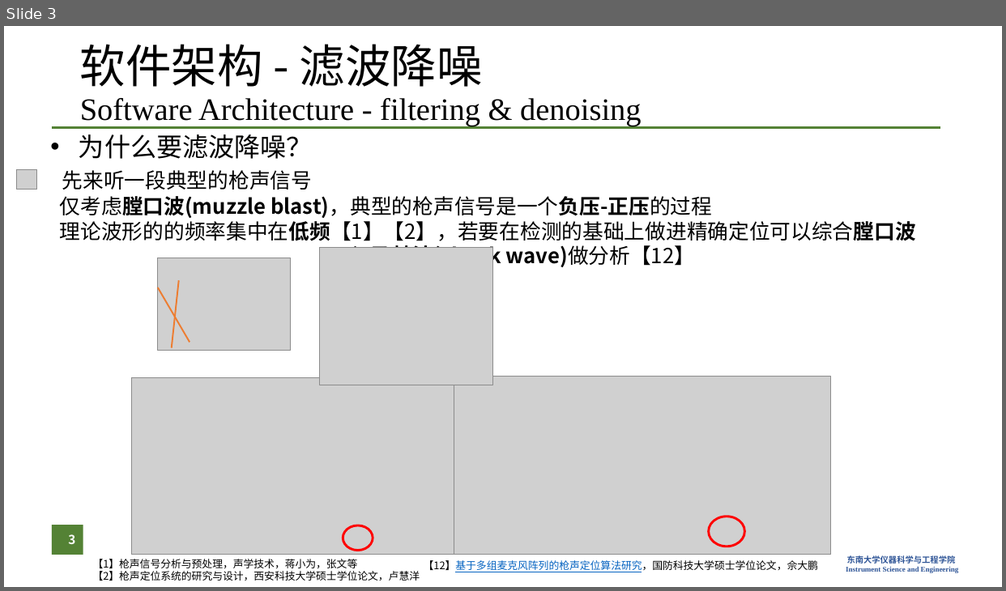
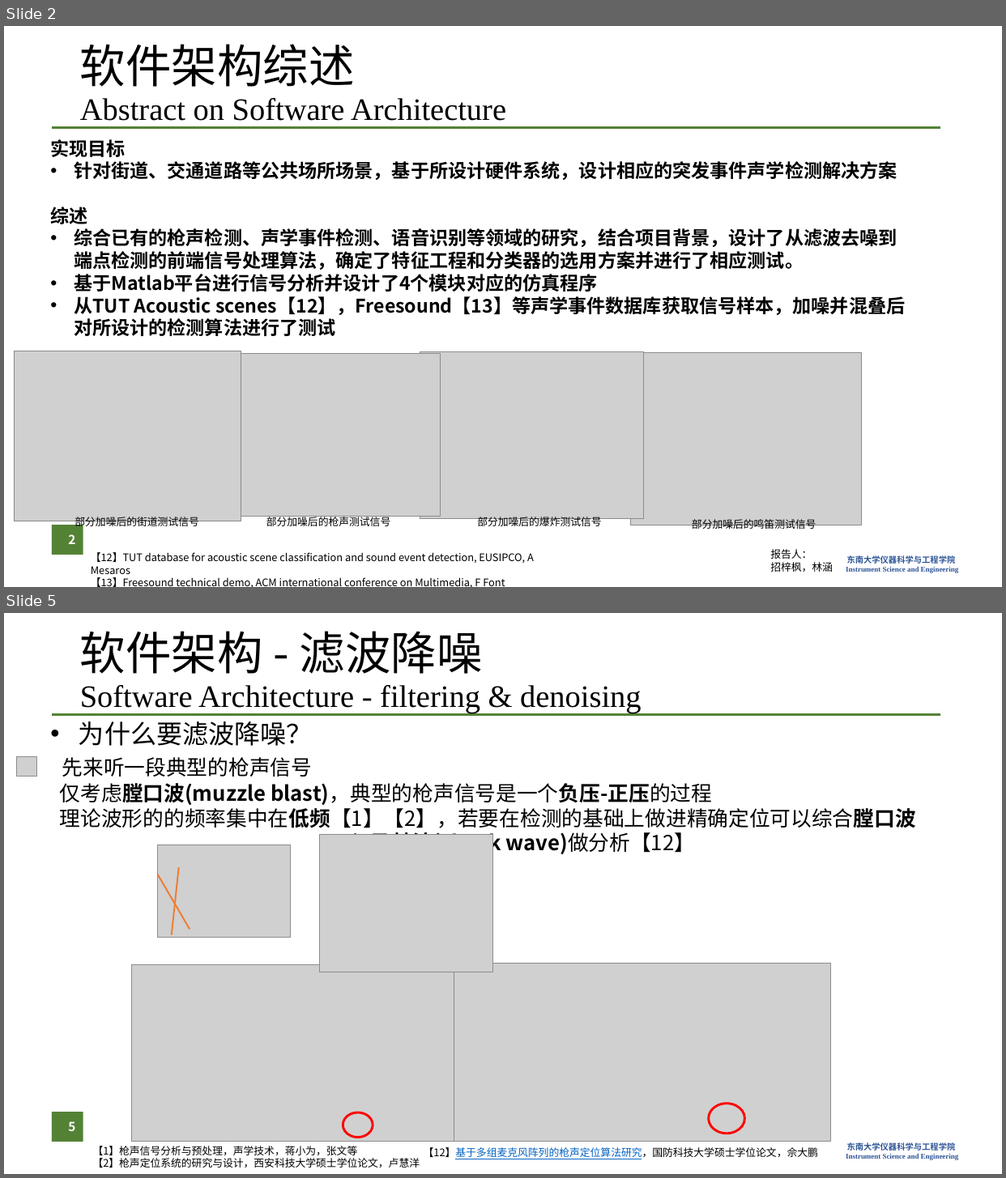
Before and after one commit to zzFon/Gun-Shot-Detection-and-Positioning_Matlab, a slide deck: Presentation.pptx. Shown one above the other, each under a label of ours: slide 3 before the commit, slides 2 and 5 after it; the slides between them are not shown. The pictures are 1006x591 and 1006x1178 pixels, drawn with LibreOffice and Linux fonts; fonts in the diff are those of the drawing; grey boxes stand for pictures; background and template pictures are left out. Boxes give left, top, right and bottom in pixels: in the first picture for what was removed or moved away, otherwise in the second. Text is boxed around its words. In the diff, an @@ line names an element or a change of style, - is before the commit and + after.

```diff
--- a/Presentation.pptx
+++ b/Presentation.pptx
@@ slide 2 added at [4,26,1002,587], background #FFFFFF; not listed: 2 template elements that a slide beside it also shows @@
@@ title added at [80,44,506,121], 30 pt, text #000000 @@
+软件架构综述
+Abstract on Software Architecture
@@ text added at [50,139,905,336], 18 pt, text #000000, bold @@
+实现目标
+• 针对街道、交通道路等公共场所场景，基于所设计硬件系统，设计相应的突发事件声学检测解决方案
+综述
+• 综合已有的枪声检测、声学事件检测、语音识别等领域的研究，结合项目背景，设计了从滤波去噪到端点检测的前端信号处理算法，确定了特征工程和分类器的选用方案并进行了相应测试。
+• 基于Matlab平台进行信号分析并设计了4个模块对应的仿真程序
+• 从TUT Acoustic scenes【12】，Freesound【13】等声学事件数据库获取信号样本，加噪并混叠后对所设计的检测算法进行了测试
@@ picture added at [15,352,241,522] @@
@@ picture added at [222,354,440,517] @@
@@ picture added at [420,352,644,519] @@
@@ picture added at [631,352,862,525] @@
@@ page number added at [52,525,83,555], fill #548235, 12 pt, text #FFFFFF, bold @@
+2
@@ text added at [74,517,199,530], 10 pt, text #000000 @@
+部分加噪后的街道测试信号
@@ text added at [266,516,391,527], 10 pt, text #000000 @@
+部分加噪后的枪声测试信号
@@ text added at [477,517,602,529], 10 pt, text #000000 @@
+部分加噪后的爆炸测试信号
@@ text added at [692,519,816,531], 10 pt, text #000000 @@
+部分加噪后的鸣笛测试信号
@@ text added at [91,552,534,587], 10 pt, text #000000 @@
+【12】TUT database for acoustic scene classification and sound event detection, EUSIPCO, A Mesaros
+【13】Freesound technical demo, ACM international conference on Multimedia, F Font
@@ text added at [770,549,833,572], 10 pt, text #000000 @@
+报告人：
+招梓枫，林涵
@@ what was slide 3 is now slide 5 @@
@@ page number at [68,1122,75,1131]: text changed @@
-3
+5
```
Also in this commit, not shown: 2 slides changed, 3 other slides added, 2 slides removed, 14 other files.
